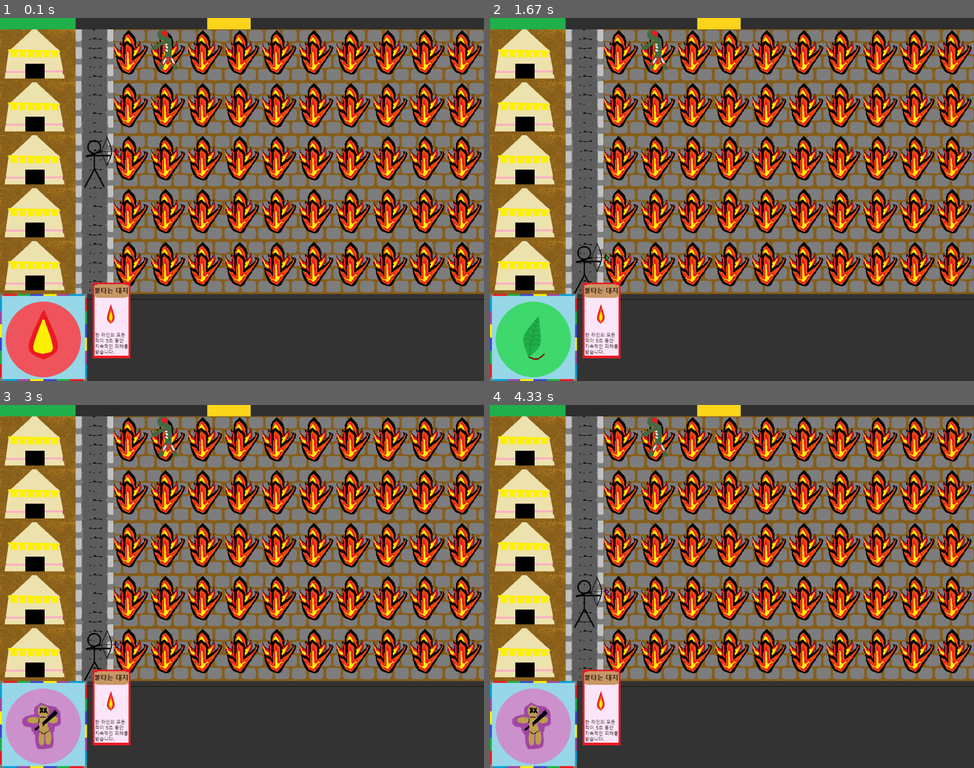
Above: before the commit, frames 1-4 (two rows, left to right).
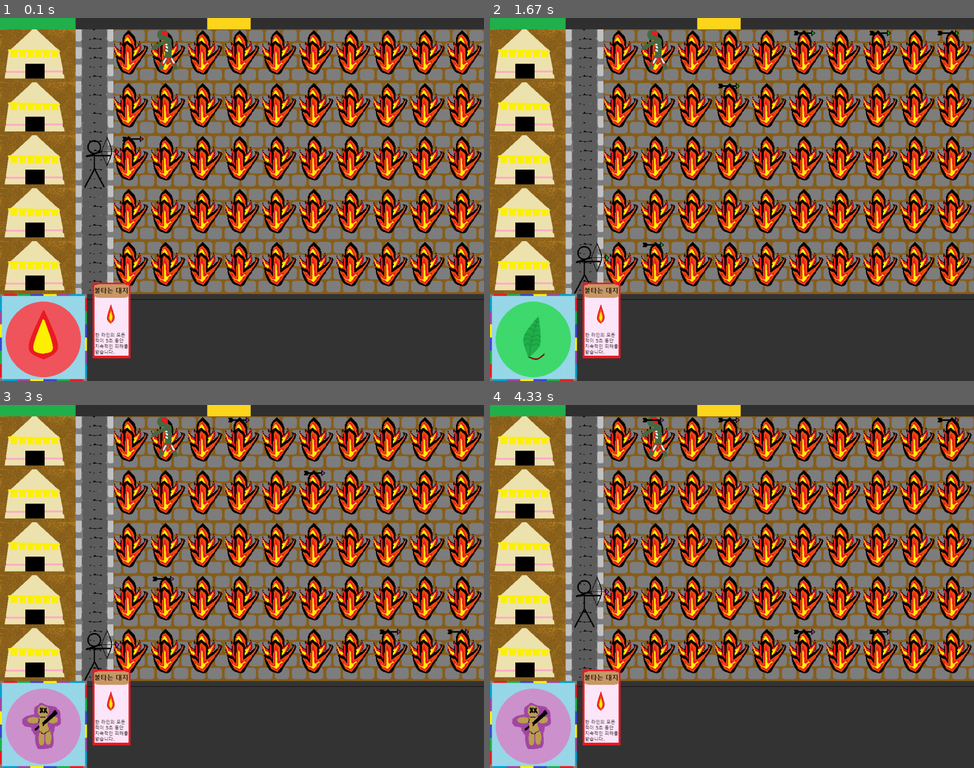
Above: after the commit, the same moments.

Repository: AntsThatWander/ERICA_Defend_6Elements
Game: pygame game, started from new_pygame.py
Two runs of this game, one before a commit and one after it. Both use one fixed random seed, a clock stepped at 60 frames per second and the inputs below.
Inputs:
- Up to frame 1 (0.1 s): no input
- Up to frame 2 (1.67 s): hold S 0.33-0.8 s; hold Up 0.33-0.8 s; hold Up 0.83-1.3 s; tap 6 at 0.98 s; hold S 1.33-1.63 s; tap 2 at 1.48 s
- Up to frame 3 (3 s): hold Up 1.67-2.03 s; tap 5 at 1.82, 2.95 s; hold S 2.07-2.43 s; tap 6 at 2.22 s; hold Up 2.47-2.77 s; tap 2 at 2.62 s; hold S from 2.8 s (still down)
- Up to frame 4 (4.33 s): release S at 3.1 s; hold Up 3.13-3.5 s; tap 6 at 3.28 s; hold S 3.53-3.9 s; tap 2 at 3.68 s; hold Up 3.93-4.23 s; tap 5 at 4.08 s; hold S from 4.27 s (still down)

The runs differ from the first frame. In frame 1, less than 0.1% of the frame differs, in the area x 25-30%, y 32-35%; in frame 2, 0.1%; in frame 3, 0.1%; in frame 4, 0.2%, in the area x 31-97%, y 3-64%.

Commit message:
fimally! pre-cracked arrows!

Diff:
--- a/images.py
+++ b/images.py
@@ -34,7 +34,8 @@
     purple = pygame.image.load("resources/my_resources/player_ready_Purple.png")
     jade = pygame.image.load("resources/my_resources/player_ready_Jade.png")
     fin = pygame.image.load("resources/my_resources/player_shoot.png")
-    return {'red' : red, 'green' : green, 'blue' : blue, 'yellow' : yellow, 'purple' : purple, 'jade' : jade, 'shoot' : fin}
+    return {'red' : red, 'green' : green, 'blue' : blue, 'yellow' : yellow, \
+        'purple' : purple, 'jade' : jade, 'shoot' : fin}
 def mirror():
     red = pygame.image.load("resources/my_resources/mirror_ready_Red.png")
     green = pygame.image.load("resources/my_resources/mirror_ready_Green.png")
@@ -43,7 +44,8 @@
     purple = pygame.image.load("resources/my_resources/mirror_ready_Purple.png")
     jade = pygame.image.load("resources/my_resources/mirror_ready_Jade.png")
     fin = pygame.image.load("resources/my_resources/mirror_shoot.png")
-    return {'red' : red, 'green' : green, 'blue' : blue, 'yellow' : yellow, 'purple' : purple, 'jade' : jade, 'shoot' : fin}
+    return {'red' : red, 'green' : green, 'blue' : blue, 'yellow' : yellow, \
+    'purple' : purple, 'jade' : jade, 'shoot' : fin}
 def arrow():
     red = pygame.image.load("resources/my_resources/arrow_Red.png")
     green = pygame.image.load("resources/my_resources/arrow_Green.png")
@@ -51,7 +53,8 @@
     yellow = pygame.image.load("resources/my_resources/arrow_Yellow.png")
     purple = pygame.image.load("resources/my_resources/arrow_Purple.png")
     jade = pygame.image.load("resources/my_resources/arrow_Jade.png")
-    return {'red' : red, 'green' : green, 'blue' : blue, 'yellow' : yellow, 'purple' : purple, 'jade' : jade}
+    return {'red' : red, 'green' : green, 'blue' : blue, 'yellow' : yellow, \
+        'purple' : purple, 'jade' : jade}
 
 #배경 backgrounds
 ball_room = pygame.image.load("resources/my_resources/ball_room.png")
@@ -79,7 +82,8 @@
     Yellow_button = pygame.image.load("resources/my_resources/Yellow_button.png")
     Purple_button = pygame.image.load("resources/my_resources/Purple_button.png")
     Jade_button = pygame.image.load("resources/my_resources/Jade_button.png")
-    return {'red' : Red_button, 'green' : Green_button, 'blue' : Blue_button, 'yellow' : Yellow_button, 'purple' : Purple_button, 'jade' : Jade_button}
+    return {'red' : Red_button, 'green' : Green_button, 'blue' : Blue_button, 'yellow' : Yellow_button, \
+        'purple' : Purple_button, 'jade' : Jade_button}
 
 #카드와 이펙트 cards and cards' effects
 def red_card():
--- a/new_pygame.py
+++ b/new_pygame.py
@@ -18,12 +18,15 @@
 mirror = images.mirror()
 mshoot = player['shoot']
 #화살 이미지 사전 arrow images dictionary
-arrow = images.arrow()
+arrowco = images.arrow()
 #현재 이미지 값 current image color
 cur_color = 'red'
+#화살 생성 주기
+arrow_rate = 10
+arrow_count = arrow_rate - 1
 #카드와 카드 이펙트 cards and cards' effects
 Rcard = images.red_card()
-#
+#화살과 화살가 만난 적 수
 acc = [0,0]
 #화살
 arrows = []
@@ -46,11 +49,12 @@
 #화면 띄우기
 while True:
     clock.tick(60)
-    #이미지 변경
+    #색깔 관리
     active_player = player[cur_color]
     active_mirror = mirror[cur_color]
     active_button = button[cur_color]
-    active_arrow = arrow[cur_color]
+    active_arrow = arrowco[cur_color]
+
     #화면을 깨끗하게 한다.
     screen.fill((255,255,255)) #RGB
 
@@ -71,6 +75,19 @@
     screen.blit(Rcard['burning'][0][0], (245,700))
     screen.blit(active_button,(15,750))
 
+    #화살 관리
+    acc[1] = acc[1] + 1
+    arrow_count += 1
+    if(arrow_count==arrow_rate) :
+        arrows.append([playpos[0],playpos[1]])
+        arrow_count = 0
+    for bullet in arrows:
+        index = 0
+        bullet[0] += 20
+        if(bullet[0]>1280) :
+            arrows.pop(index)
+        index += 1
+        screen.blit(active_arrow, bullet)
 
     #화면을 다시 그린다.
     pygame.display.flip()
@@ -81,18 +98,14 @@
         if event.type == pygame.QUIT:
             pygame.quit()
             exit(0)
-        #이동 관련 입력
+
         if event.type == pygame.KEYDOWN:
+             #이동 moving
             if event.key == pygame.K_w or  event.key == pygame.K_UP:
                 keys[0] = True
             elif event.key == pygame.K_s or  event.key == pygame.K_DOWN:
                 keys[1] = True
-        if event.type == pygame.KEYUP:
-            if event.key == pygame.K_w or  event.key == pygame.K_UP:
-                keys[0] = False
-            elif event.key == pygame.K_s or  event.key == pygame.K_DOWN:
-                keys[1] = False
-        if event.type == pygame.KEYDOWN:
+            #색깔 바꾸기 changing color
             if event.key == pygame.K_1:
                 cur_color = 'red'
             elif event.key == pygame.K_2:
@@ -105,6 +118,13 @@
                 cur_color = 'purple'
             elif event.key == pygame.K_6:
                 cur_color = 'jade'
+        if event.type == pygame.KEYUP:
+            if event.key == pygame.K_w or  event.key == pygame.K_UP:
+                keys[0] = False
+            elif event.key == pygame.K_s or  event.key == pygame.K_DOWN:
+                keys[1] = False
+
+
         # if event.type == pygame.MOUSEBUTTONDOWN:
         #     position = pygame.mouse.get_pos()
         #     acc[1] = acc[1] + 1
